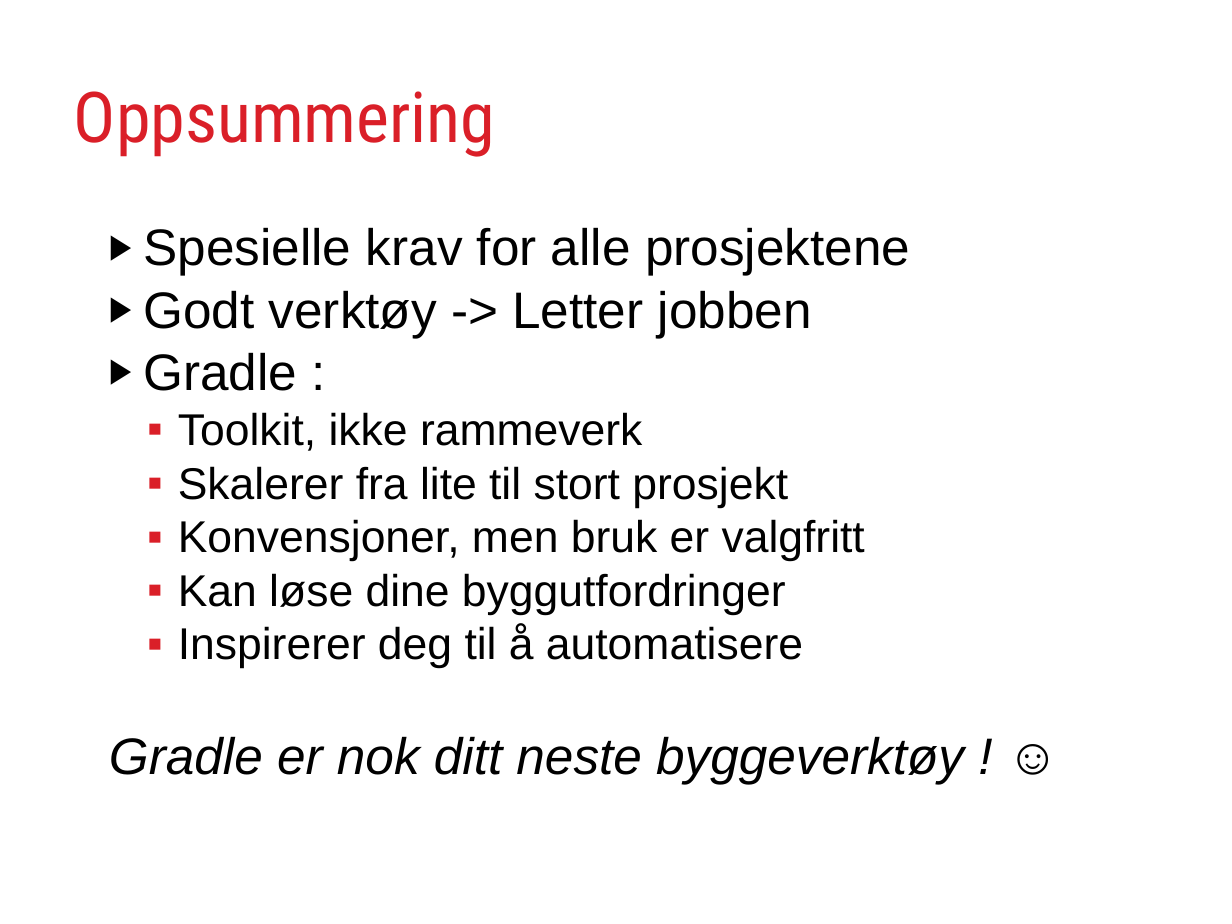
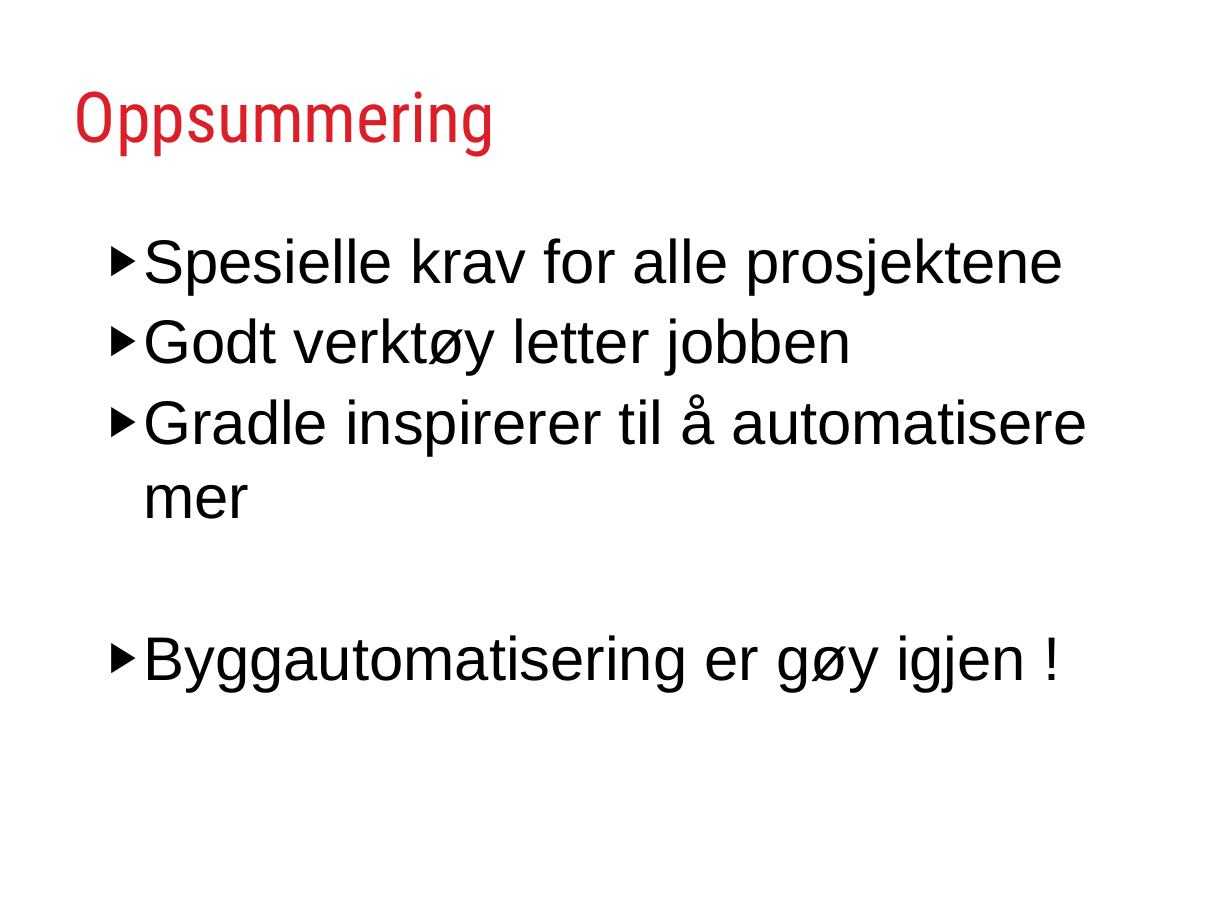
Before and after one commit to rundis/GradleJZ2012, a slide deck: slide 33 of GradleYourBuild.ppt (slide 35 before the commit). Drawn at 1232x924 pixels with LibreOffice and Linux fonts; fonts in the diff are those of the drawing. Boxes give left, top, right and bottom in pixels: in the first picture for what was removed or moved away, otherwise in the second. Text is boxed around its words. In the diff, an @@ line names an element or a change of style, - is before the commit and + after.

```diff
--- a/GradleYourBuild.ppt
+++ b/GradleYourBuild.ppt
@@ text at [143,238,1064,294]: size 30 to 36 pt in "Spesielle krav for alle prosjektene"; line spacing 0.9 to 1 @@
@@ text at [143,318,1088,691]: text changed; size 26 to 36 pt @@
-▶ Godt verktøy -> Letter jobben
-▶ Gradle :
-  ▪ Toolkit, ikke rammeverk
-  ▪ Skalerer fra lite til stort prosjekt
-  ▪ Konvensjoner, men bruk er valgfritt
-  ▪ Kan løse dine byggutfordringer
-  ▪ Inspirerer deg til å automatisere
-Gradle er nok ditt neste byggeverktøy ! ☺
+▶ Godt verktøy letter jobben
+▶ Gradle inspirerer til å automatisere mer
+▶ Byggautomatisering er gøy igjen !
```
Also in this commit, not shown: 16 other slides changed, 6 slides added, 8 slides removed.
